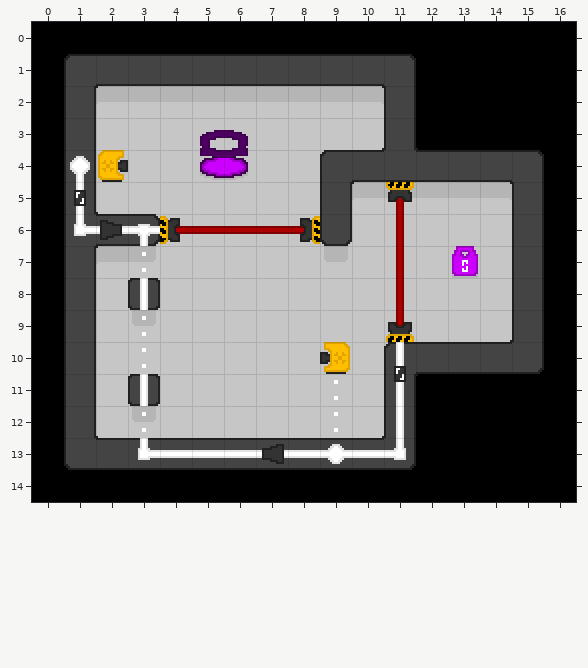
One commit to this Tiled map: Tiled/maps_alpha/level1.tmx. The picture above was drawn from the file before the commit.
Cells are 16x16 px. Shown: x 0..16, y 0..14.
After:
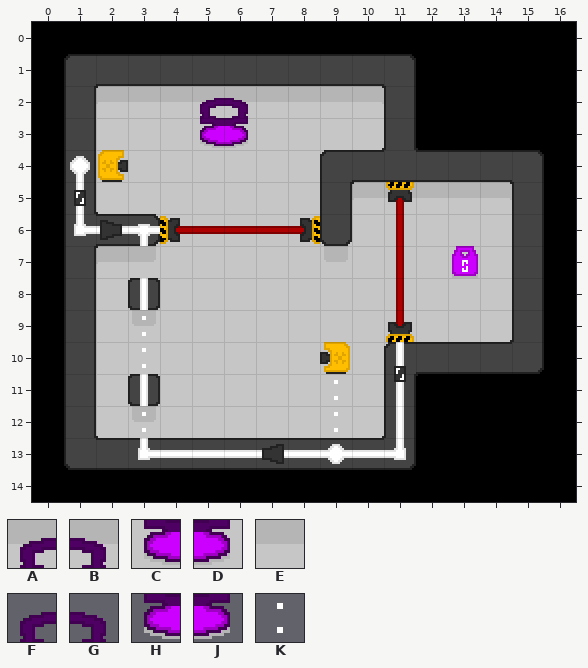
Key: from "porthole-tileset": A 46, B 47, C 76, D 77, E 97, F 199, G 200, H 231, J 232, K 264.
_ is an empty cell.
The edit:
Layer "layer2":
The author changed tile E to tile A in row 2 at x 5.
The author changed tile E to tile B in row 2 at x 6.
Tile C now appears in row 3 at x 5.
Tile D now appears in row 3 at x 6.
Layer "objects":
Tile F is removed in row 3 at x 5.
Tile G is removed in row 3 at x 6.
Tile H is removed in row 4 at x 5.
Tile J is removed in row 4 at x 6.
Tile K is removed in row 7 at x 3.
Changed places in both pictures, as pixel boxes (x1, y1, x2, y2):
changed: (200, 98, 248, 180)
removed: (142, 252, 146, 272)
